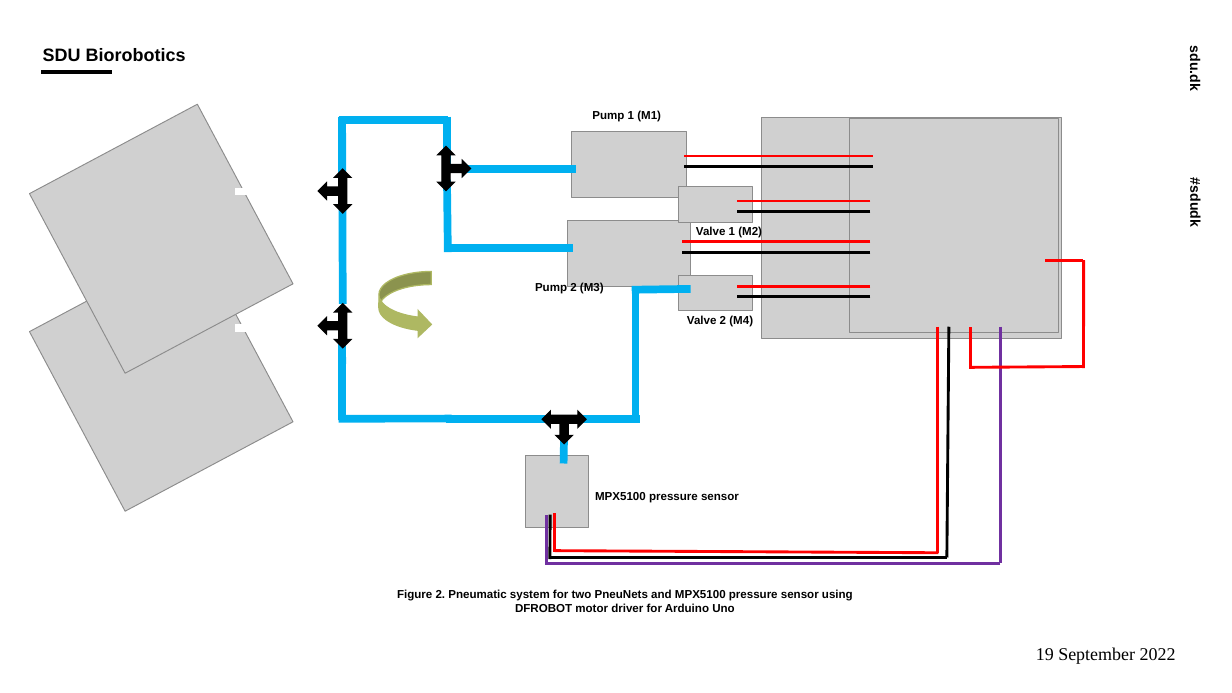
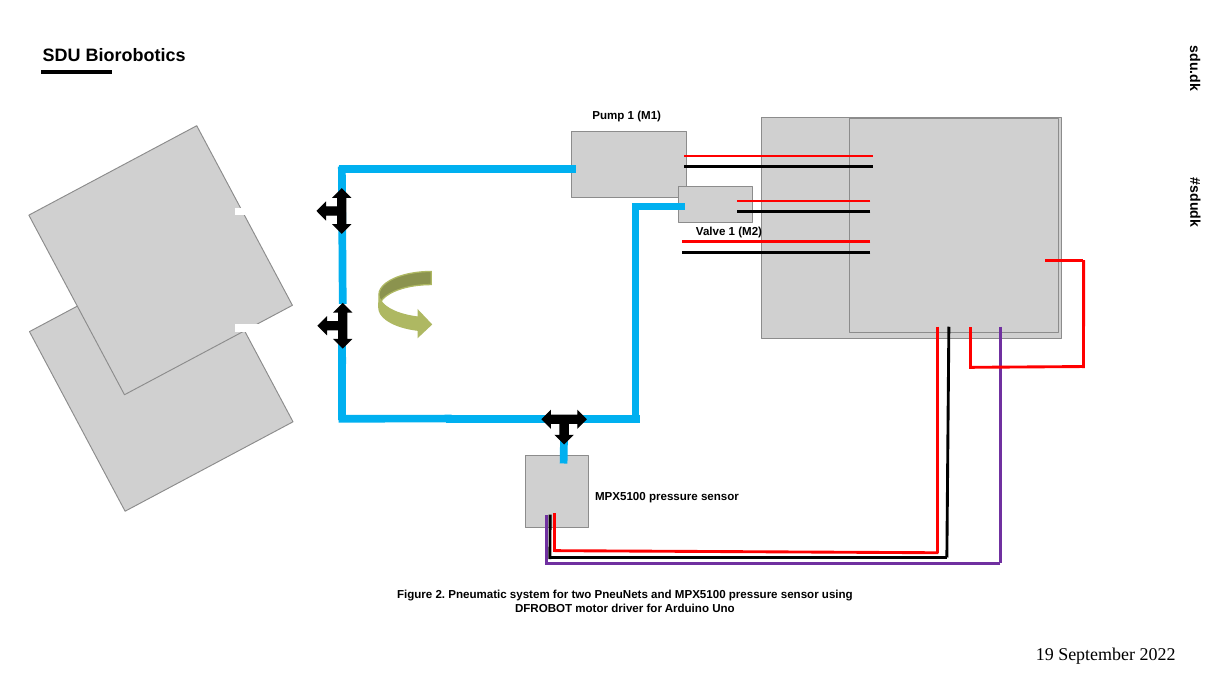
Before and after one commit to Jonasjcmh/ISR_2022_Arduino101, a slide deck: slide 3 of Tutorial 3/ISR2022_Tutorial3.pptx. Drawn at 1232x693 pixels with LibreOffice and Linux fonts; fonts in the diff are those of the drawing; grey boxes stand for pictures; background and template pictures are left out. Boxes give left, top, right and bottom in pixels: in the first picture for what was removed or moved away, otherwise in the second. Text is boxed around its words. In the diff, an @@ line names an element or a change of style, - is before the commit and + after.

```diff
--- a/Tutorial 3/ISR2022_Tutorial3.pptx
+++ b/Tutorial 3/ISR2022_Tutorial3.pptx
@@ line removed from (342, 117) to (342, 173) @@
@@ line removed from (447, 116) to (447, 173) @@
@@ line removed from (339, 120) to (448, 120) @@
@@ left right up arrow removed at bbox=[438, 147, 470, 190] @@
@@ line moved from (444, 169) - (577, 169) to (339, 169) - (577, 169) @@
@@ line moved from (342, 133) - (343, 304) to (342, 166) - (343, 304) @@
@@ line removed from (447, 179) to (448, 252) @@
@@ line moved from (632, 290) - (690, 289) to (632, 206) - (686, 206) @@
@@ line moved from (636, 291) - (636, 421) to (636, 205) - (636, 421) @@
@@ 1 picture, 1 left right up arrow, 1 line: place and size @@
-1 picture, 1 left right up arrow, 1 line at bbox=[29, 104, 350, 373]
+1 picture, 1 left right up arrow, 1 line at bbox=[29, 126, 349, 395]
@@ picture removed at bbox=[567, 220, 690, 286] @@
@@ line removed from (447, 248) to (573, 248) @@
@@ text removed at bbox=[535, 282, 604, 294] @@
-Pump 2 (M3)
@@ picture removed at bbox=[679, 275, 753, 311] @@
@@ line removed from (871, 287) to (738, 287) @@
@@ line removed from (871, 297) to (738, 297) @@
@@ text removed at bbox=[687, 315, 753, 327] @@
-Valve 2 (M4)
```
Also in this commit, not shown: 1 other slide changed, 4 slides added, 4 other files.
